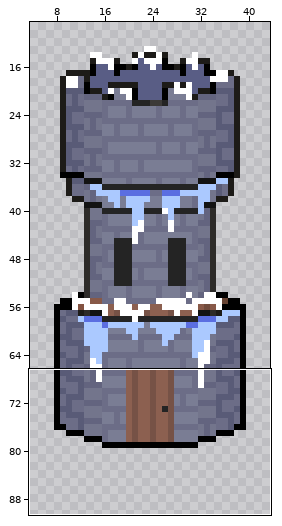
One commit to this sprite sheet: DigAndDefend/Assets/Niels/Sprites/Ice Tower.png. Above, an overview of the earlier version with the close-up marked.
Close-up. Before the edit:
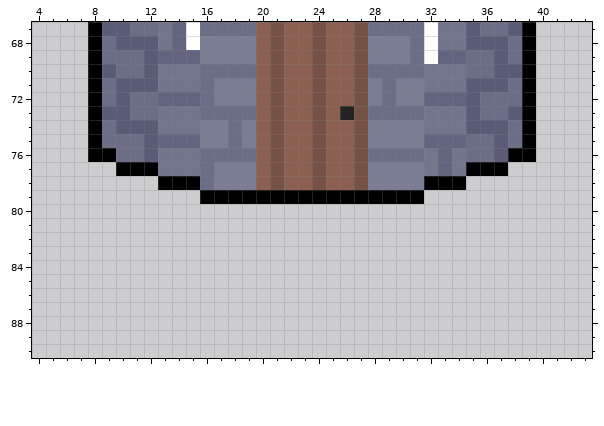
The file is 48x136 pixels. Colours within 5 levels of each other are drawn and written as one. Shown: x 4..43, y 67..90. The wide view leaves out empty margins.
And afterwards:
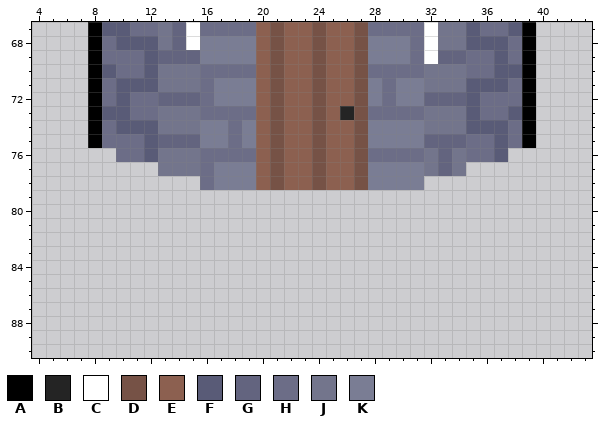
Palette (. is transparent): A #000000  B #242424  C #ffffff  D #765246  E #8c6050  F #595b77  G #63647f  H #6c6d87  J #73758c  K #7a7d94
The edit:
y 76: x 8..9 AA -> ..; x 38..39 AA -> ..
y 77: x 10..12 AAA -> ...; x 35..37 AAA -> ...
y 78: x 13..15 AAA -> ...; x 32..34 AAA -> ...
y 79: x 16..31 AAAAAAAAAAAAAAAA -> ................
Changed places in both close-ups, as pixel boxes (x1, y1, x2, y2):
erased: (88, 148, 536, 204)
